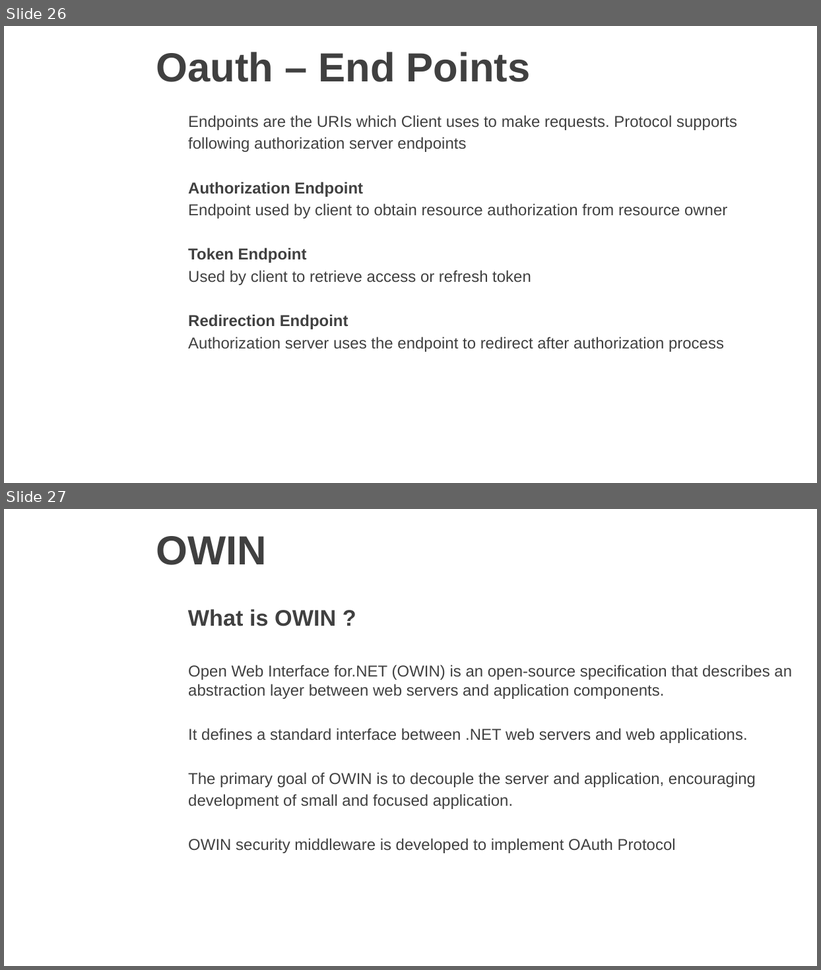
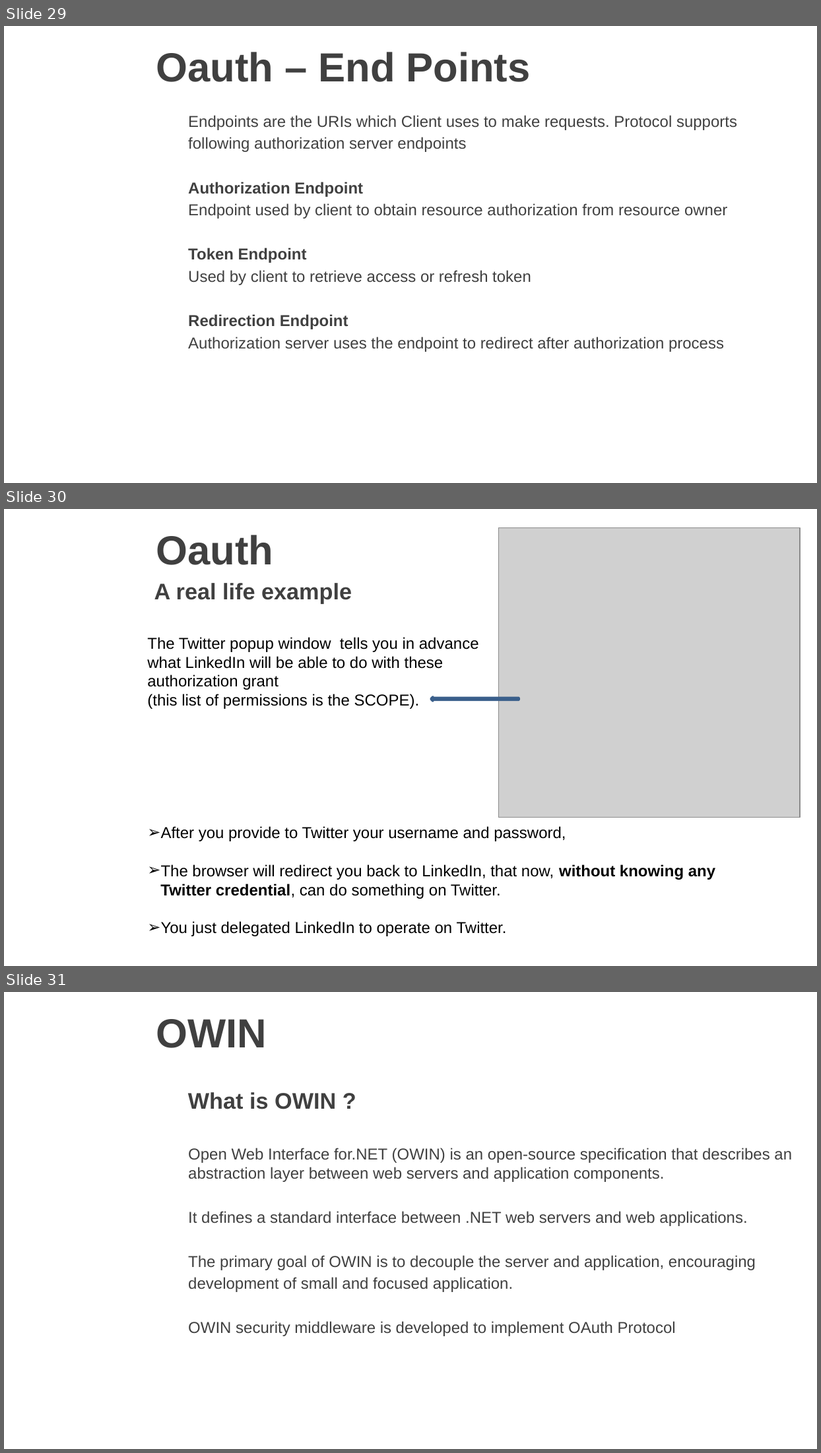
Before and after one commit to vgyureka/DotNetBig, a slide deck: webapiSecurity.pptx. Shown one above the other, each under a label of ours: slides 26 and 27 before the commit, slides 29, 30 and 31 after it. The pictures are 821x970 and 821x1453 pixels, drawn with LibreOffice and Linux fonts; fonts in the diff are those of the drawing; grey boxes stand for pictures; background and template pictures are left out. Boxes give left, top, right and bottom in pixels: in the first picture for what was removed or moved away, otherwise in the second. Text is boxed around its words. In the diff, an @@ line names an element or a change of style, - is before the commit and + after.

```diff
--- a/webapiSecurity.pptx
+++ b/webapiSecurity.pptx
@@ slide 30 added at [4,509,817,966], background picture (left out) @@
@@ picture added at [498,527,800,818] @@
@@ title added at [156,535,273,565], 36 pt, text #404040, bold @@
+Oauth
@@ text added at [154,583,352,604], 20 pt, text #404040, bold @@
+A real life example
@@ text added at [147,637,479,709], 14 pt, text #000000 @@
+The Twitter popup window tells you in advance
+what LinkedIn will be able to do with these
+authorization grant
+(this list of permissions is the SCOPE).
@@ left arrow added at [431,697,519,701], fill #4F81BD, outline #3A5F8C 2 pt @@
@@ text added at [160,826,715,937], 14 pt, text #000000 @@
+➢ After you provide to Twitter your username and password,
+➢ The browser will redirect you back to LinkedIn, that now, without knowing any
+Twitter credential, can do something on Twitter.
+➢ You just delegated LinkedIn to operate on Twitter.
@@ what was slide 26 is now slide 29 @@
@@ what was slide 27 is now slide 31 @@
```
Also in this commit, not shown: 5 slides changed, 10 other slides added.
